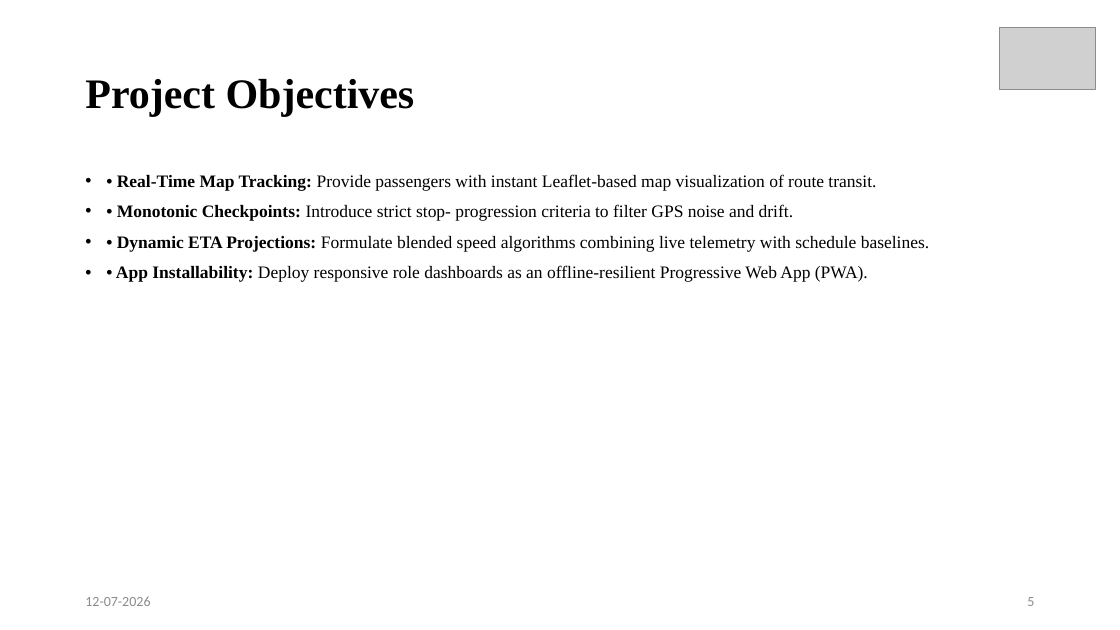
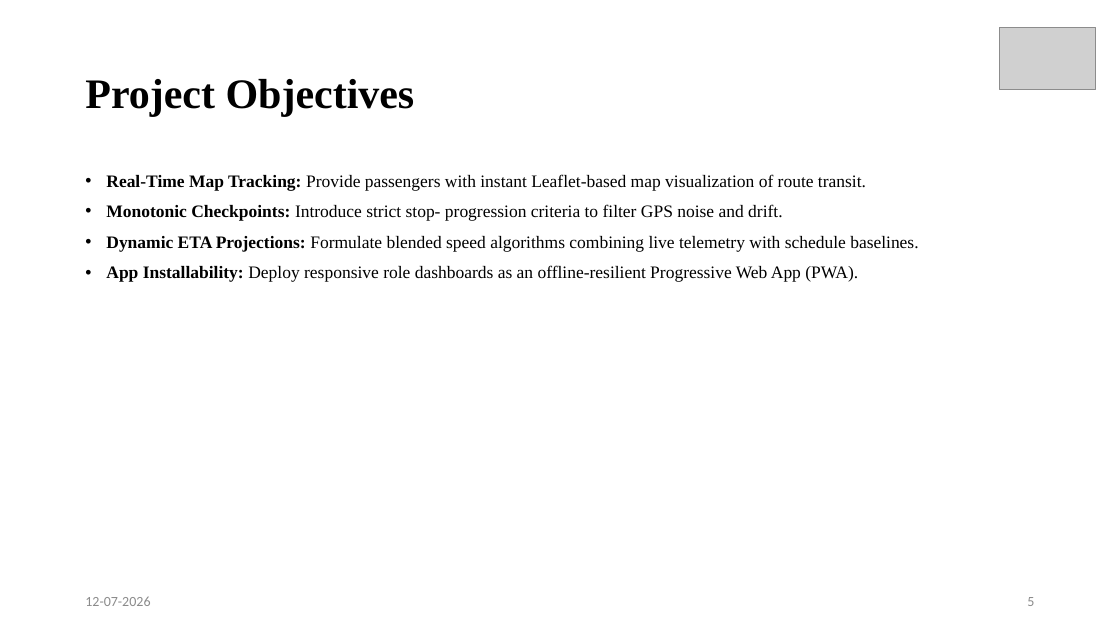
Before and after one commit to rajeshbendi60-maker/TransPulse, a slide deck: slide 5 of ppt/R24_Community_Project_PPT_Template.pptx. Drawn at 1120x630 pixels with LibreOffice and Linux fonts; fonts in the diff are those of the drawing; grey boxes stand for pictures. Boxes give left, top, right and bottom in pixels: in the first picture for what was removed or moved away, otherwise in the second. Text is boxed around its words. In the diff, an @@ line names an element or a change of style, - is before the commit and + after.

Commit message:
Update project files and env configuration

```diff
--- a/ppt/R24_Community_Project_PPT_Template.pptx
+++ b/ppt/R24_Community_Project_PPT_Template.pptx
@@ text at (106, 174, 918, 282): text changed @@
-• • Real-Time Map Tracking: Provide passengers with instant Leaflet-based map visualization of route transit.
-• • Monotonic Checkpoints: Introduce strict stop- progression criteria to filter GPS noise and drift.
-• • Dynamic ETA Projections: Formulate blended speed algorithms combining live telemetry with schedule baselines.
-• • App Installability: Deploy responsive role dashboards as an offline-resilient Progressive Web App (PWA).
+• Real-Time Map Tracking: Provide passengers with instant Leaflet-based map visualization of route transit.
+• Monotonic Checkpoints: Introduce strict stop- progression criteria to filter GPS noise and drift.
+• Dynamic ETA Projections: Formulate blended speed algorithms combining live telemetry with schedule baselines.
+• App Installability: Deploy responsive role dashboards as an offline-resilient Progressive Web App (PWA).
```
Also in this commit, not shown: 17 other slides changed, 5 other files.
